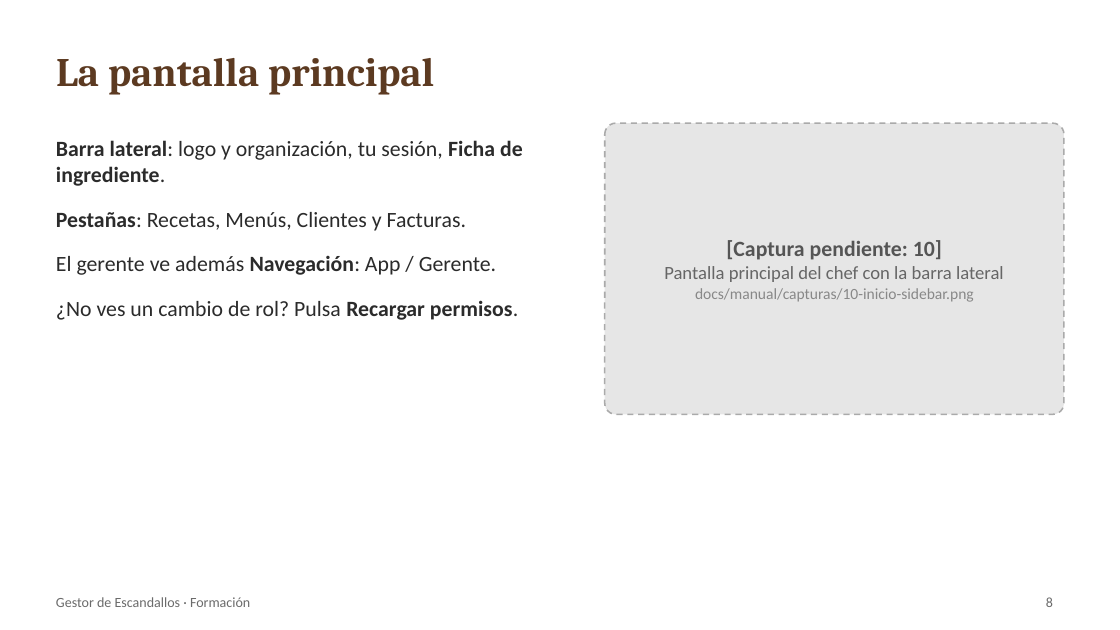
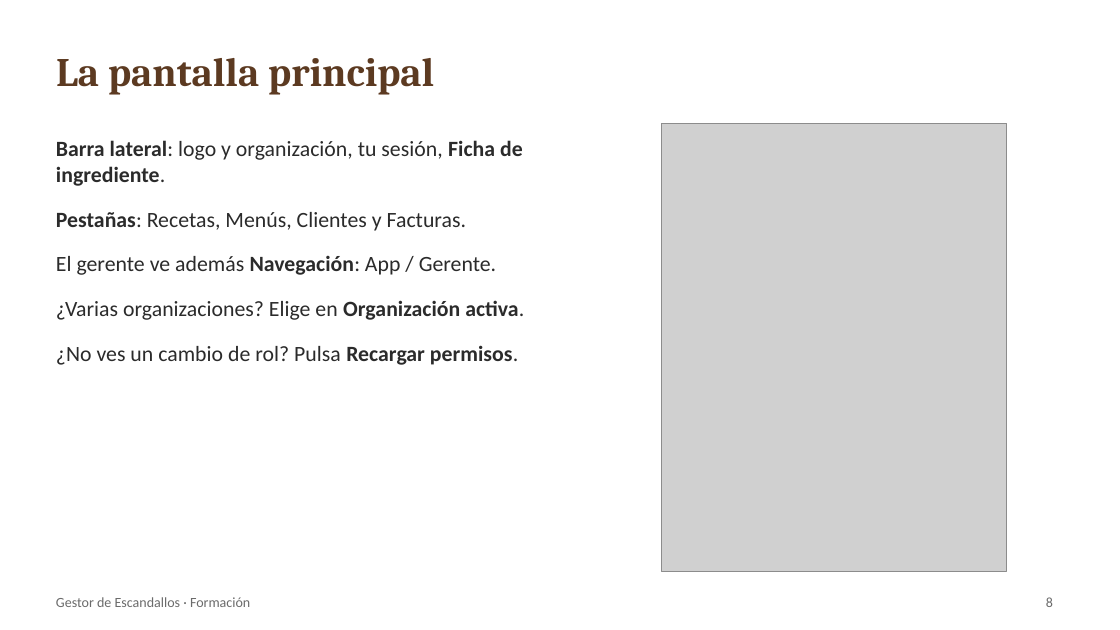
Before and after one commit to robertobergua-maker/escandallos-catering, a slide deck: slide 8 of docs/manual/Manual_Gestor_Escandallos.pptx. Drawn at 1120x630 pixels with LibreOffice and Linux fonts; fonts in the diff are those of the drawing; grey boxes stand for pictures. Boxes give left, top, right and bottom in pixels: in the first picture for what was removed or moved away, otherwise in the second. Text is boxed around its words. In the diff, an @@ line names an element or a change of style, - is before the commit and + after.

```diff
--- a/docs/manual/Manual_Gestor_Escandallos.pptx
+++ b/docs/manual/Manual_Gestor_Escandallos.pptx
@@ rounded rectangle removed at box(605, 123, 1064, 414) @@
-[Captura pendiente: 10]
-Pantalla principal del chef con la barra lateral
-docs/manual/capturas/10-inicio-sidebar.png
@@ picture added at box(662, 123, 1007, 571) @@
@@ text at box(56, 300, 524, 320): paragraph added @@
+¿Varias organizaciones? Elige en Organización activa.
```
Also in this commit, not shown: 10 other slides changed, 1 slide added, 1 slide removed, 5 other files.
